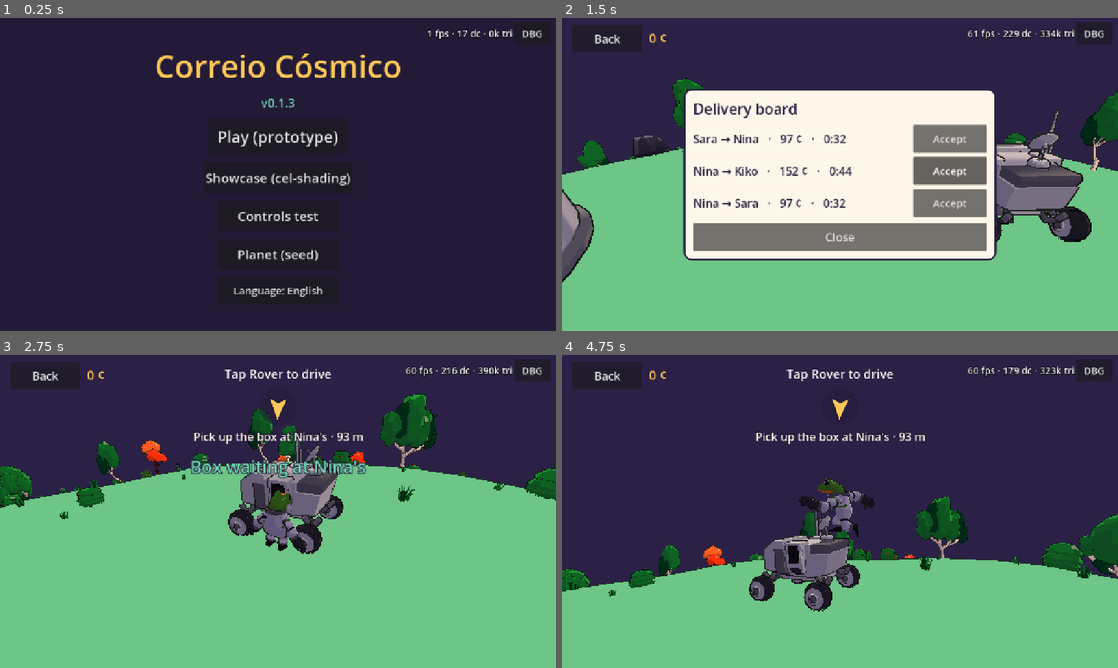
Above: before the commit, frames 1-4 (two rows, left to right).
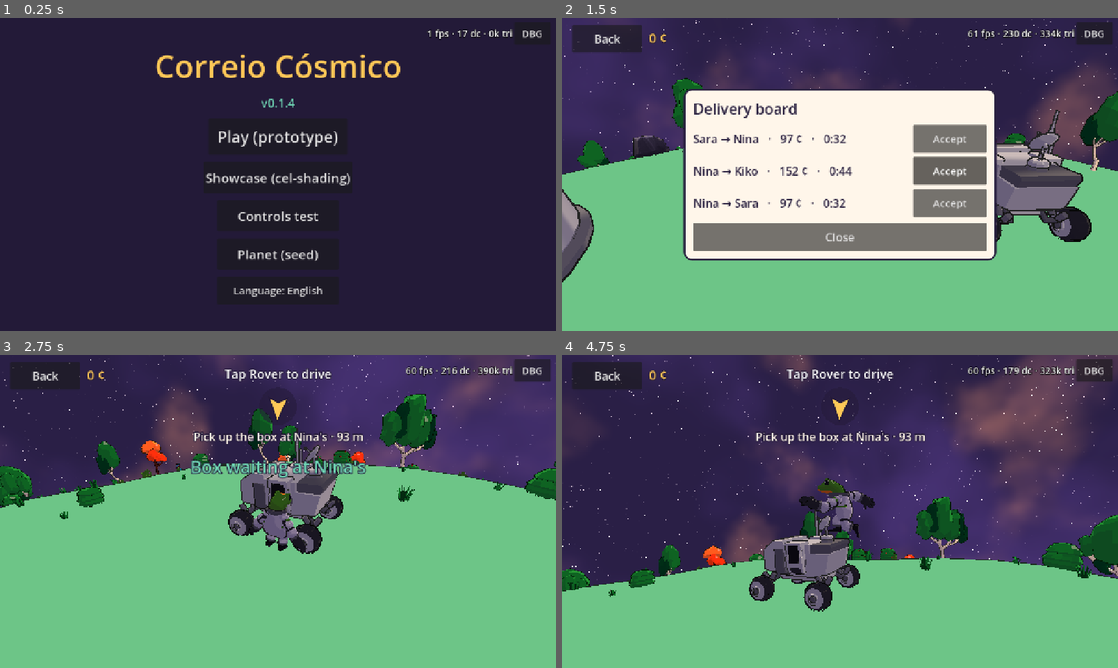
Above: after the commit, the same moments.

Repository: Curio2560/cozy-space-game
Game: Godot game, scene res://scenes/ui/boot.tscn
Same seed, same stepped clock (60 frames per second), same inputs: the game is played once before the commit and once after it.
Inputs (mouse positions are in pixels of both pictures, inside the frame that each line leads up to):
- Up to frame 1 (0.25 s): no input
- Up to frame 2 (1.5 s): click "Play (prototype)" at 0.5 s; tap Enter at 1.25 s; move the mouse to (962, 158) at 1.27 s; hold D (move_right) from 1.28 s (still down); hold E (action) from 1.28 s (still down); click (962, 158) at 1.42 s
- Up to frame 3 (2.75 s): tap Space (jump) at 1.52 s; release D (move_right) at 2 s; release E (action) at 2 s; drag from (166, 527) to (250, 574) at 2.02 s
- Up to frame 4 (4.75 s): move the mouse to (895, 442) at 2.77 s; hold D (move_right) 2.78-3.5 s; tap J (look_left) at 2.85 s; drag from (812, 574) to (673, 464) at 3.52 s; move the mouse to (1006, 558) at 4.27 s; hold A (move_left) from 4.28 s (still down); tap I (look_up) at 4.35 s; tap Space (jump) at 4.52 s

The runs differ from the first frame. In frame 1, less than 0.1% of the frame differs, in the area x 51-53%, y 25-29%; in frame 2, 5.6%; in frame 3, 16%; in frame 4, 20%, in the area x 0-100%, y 0-72%.

Commit message:
Céu do espaço com nebulosas, estrelas e planetas animados
- shaders/space_sky.gdshader: cor de fundo, duas nebulosas e estrelas a
  cintilar, com cores por bioma; brilho e nebulosa afináveis no DBG.
- SkyPlanets: planetas do SBS Tiny Planet Pack (CC0) a rodar (6 fotogramas),
  em pixel-art; seguem a câmara como skybox e nascem/põem-se ao andar.
- Rover sem dano ao ser pousado; DBG ignora linhas de cenas já destruídas.

Refs #24

Co-Authored-By: Claude Opus 5.5 <noreply@anthropic.com>

Diff:
--- a/i18n/strings.csv
+++ b/i18n/strings.csv
@@ -48,3 +48,5 @@
 DBG_ROVER_BOUNCE,Rover damping (low = bouncy),Amortecimento (baixo = saltitão)
 DBG_ROVER_SPIN,Rover spin damping,Travão de rotação do rover
 DBG_ROVER_AIR,Rover air alignment,Alinhamento no ar
+DBG_SKY_BRIGHT,Sky brightness,Brilho do céu
+DBG_SKY_NEBULA,Nebula strength,Intensidade da nebulosa
--- a/project.godot
+++ b/project.godot
@@ -4,7 +4,7 @@
 [application]
 
 config/name="Correio Cósmico"
-config/version="0.1.3"
+config/version="0.1.4"
 run/main_scene="res://scenes/ui/boot.tscn"
 config/features=PackedStringArray("4.7", "GL Compatibility")
 config/icon="res://assets/icon/icon_512.png"
--- /dev/null
+++ b/shaders/space_sky.gdshader
@@ -0,0 +1,56 @@
+// Céu do espaço: cor de fundo, duas nebulosas (ruído) e estrelas. Cores por bioma.
+shader_type sky;
+
+uniform vec4 base_color : source_color = vec4(0.17, 0.13, 0.27, 1.0);
+uniform vec4 nebula_a : source_color = vec4(0.45, 0.25, 0.6, 1.0);
+uniform vec4 nebula_b : source_color = vec4(0.95, 0.5, 0.45, 1.0);
+uniform float nebula_strength : hint_range(0.0, 1.0) = 0.55;
+uniform float star_density : hint_range(0.0, 0.2) = 0.06;
+uniform float star_brightness : hint_range(0.0, 3.0) = 1.3;
+uniform float brightness : hint_range(0.2, 2.0) = 1.0;
+
+float hash(vec3 p) {
+	p = fract(p * 0.3183099 + vec3(0.1, 0.2, 0.3));
+	p *= 17.0;
+	return fract(p.x * p.y * p.z * (p.x + p.y + p.z));
+}
+
+float vnoise(vec3 p) {
+	vec3 i = floor(p);
+	vec3 f = fract(p);
+	f = f * f * (3.0 - 2.0 * f);
+	return mix(mix(mix(hash(i), hash(i + vec3(1, 0, 0)), f.x),
+				   mix(hash(i + vec3(0, 1, 0)), hash(i + vec3(1, 1, 0)), f.x), f.y),
+			   mix(mix(hash(i + vec3(0, 0, 1)), hash(i + vec3(1, 0, 1)), f.x),
+				   mix(hash(i + vec3(0, 1, 1)), hash(i + vec3(1, 1, 1)), f.x), f.y), f.z);
+}
+
+float fbm(vec3 p) {
+	float v = 0.0;
+	float a = 0.5;
+	for (int i = 0; i < 4; i++) {
+		v += a * vnoise(p);
+		p *= 2.03;
+		a *= 0.5;
+	}
+	return v;
+}
+
+void sky() {
+	vec3 d = normalize(EYEDIR);
+	vec3 col = base_color.rgb;
+	float n1 = fbm(d * 2.2);
+	float n2 = fbm(d * 3.7 + vec3(5.2, 1.3, 7.7));
+	col = mix(col, nebula_a.rgb, smoothstep(0.42, 0.8, n1) * nebula_strength);
+	col = mix(col, nebula_b.rgb, smoothstep(0.5, 0.85, n2) * nebula_strength * 0.75);
+	// Estrelas: células na esfera de direções; poucas acendem.
+	vec3 g = d * 180.0;
+	vec3 id = floor(g);
+	float h = hash(id);
+	if (h > 1.0 - star_density) {
+		float r = length(fract(g) - 0.5);
+		float twinkle = 0.75 + 0.25 * sin(TIME * (1.0 + h * 3.0) + h * 40.0);
+		col += vec3(1.0, 0.95, 0.85) * (1.0 - smoothstep(0.05, 0.32, r)) * star_brightness * twinkle;
+	}
+	COLOR = col * brightness;
+}
--- a/src/debug/debug_menu.gd
+++ b/src/debug/debug_menu.gd
@@ -63,9 +63,9 @@
 func _process(_delta: float) -> void:
 	if _fps:
 		_fps.text = stats_text()
+	_labels = _labels.filter(func(pair: Array) -> bool: return is_instance_valid(pair[0]) and (pair[1] as Callable).is_valid())
 	for pair in _labels:
-		if is_instance_valid(pair[0]):
-			(pair[0] as Label).text = str((pair[1] as Callable).call())
+		(pair[0] as Label).text = str((pair[1] as Callable).call())
 
 ## FPS, draw calls e triângulos do último frame (para medir no telemóvel).
 static func stats_text() -> String:
--- a/src/game/planet_run.gd
+++ b/src/game/planet_run.gd
@@ -247,25 +247,41 @@
 	_hint.text = "" if deliveries.board_open else (dh if dh != "" and not driving else (h if h != "" else dh))
 
 var _env: Environment
+var sky_planets: SkyPlanets
+var _sky_mat: ShaderMaterial
 
 ## Céu e luz ambiente de cada bioma.
 func _apply_biome_sky() -> void:
 	var sky: Dictionary = PlanetGenerator.BIOMES[biome].get("sky", {})
 	_env.background_color = sky.get("bg", Color("2b2146"))
+	_sky_mat.set_shader_parameter("base_color", sky.get("bg", Color("2b2146")))
+	_sky_mat.set_shader_parameter("nebula_a", sky.get("nebula_a", Color("5b3f94")))
+	_sky_mat.set_shader_parameter("nebula_b", sky.get("nebula_b", Color("ff9f7a")))
+	sky_planets.setup(sky.get("planets", []))
 	_env.ambient_light_color = sky.get("ambient", Color("b9a8e8"))
 	sun.light_color = sky.get("sun", Color("fff1dc"))
 
 func _build_world() -> void:
 	var env := Environment.new()
-	env.background_mode = Environment.BG_COLOR
-	env.background_color = Color("2b2146")
 	env.ambient_light_source = Environment.AMBIENT_SOURCE_COLOR
 	env.ambient_light_color = Color("b9a8e8")
 	env.ambient_light_energy = 0.5
+	# Céu: shader de estrelas e nebulosas + planetas animados (cores por bioma).
+	_sky_mat = ShaderMaterial.new()
+	_sky_mat.shader = preload("res://shaders/space_sky.gdshader")
+	var sky_res := Sky.new()
+	sky_res.sky_material = _sky_mat
+	env.background_mode = Environment.BG_SKY
+	env.sky = sky_res
+	env.ambient_light_source = Environment.AMBIENT_SOURCE_COLOR
+	env.reflected_light_source = Environment.REFLECTION_SOURCE_DISABLED
 	var we := WorldEnvironment.new()
 	we.environment = env
 	add_child(we)
 	_env = env
+	sky_planets = SkyPlanets.new()
+	sky_planets.name = "SkyPlanets"
+	add_child(sky_planets)
 	sun = DirectionalLight3D.new()
 	sun.light_color = Color("fff1dc")
 	sun.light_energy = 1.15
@@ -338,6 +354,8 @@
 	DebugMenu.add_slider(self, "DBG_ROVER_TURN", 0.8, 4.0, 0.1, rover.turn_rate, func(v: float) -> void: rover.turn_rate = v)
 	DebugMenu.add_slider(self, "DBG_ROVER_SPRING", 2000.0, 9000.0, 100.0, rover.spring_k, func(v: float) -> void: rover.spring_k = v)
 	DebugMenu.add_button(self, "DBG_ADD_CREDITS", func() -> void: wallet.add(Wallet.CREDITS, 500))
+	DebugMenu.add_slider(self, "DBG_SKY_BRIGHT", 0.3, 2.0, 0.05, 1.0, func(v: float) -> void: _sky_mat.set_shader_parameter("brightness", v))
+	DebugMenu.add_slider(self, "DBG_SKY_NEBULA", 0.0, 1.0, 0.05, 0.55, func(v: float) -> void: _sky_mat.set_shader_parameter("nebula_strength", v))
 	DebugMenu.add_button(self, "DBG_ROVER_DAMAGE", func() -> void: rover.take_damage(40.0))
 	DebugMenu.add_slider(self, "DBG_ROVER_BOUNCE", 80.0, 600.0, 10.0, rover.spring_damp, func(v: float) -> void: rover.spring_damp = v)
 	DebugMenu.add_slider(self, "DBG_ROVER_SPIN", 0.0, 4.0, 0.1, rover.spin_damp, func(v: float) -> void: rover.spin_damp = v)
--- a/src/planet/planet_generator.gd
+++ b/src/planet/planet_generator.gd
@@ -19,6 +19,13 @@
 const BIOMES := {
 	"prado": {
 		"ground": Color("8fd3a0"),
+		"sky": {"bg": Color("2b2146"), "ambient": Color("b9a8e8"), "sun": Color("fff1dc"),
+			"nebula_a": Color("5b3f94"), "nebula_b": Color("ff9f7a"),
+			"planets": [
+				{"tex": "planeta_ciano", "dir": Vector3(0.45, 0.6, -0.66), "size": 13.0},
+				{"tex": "planeta_rosa", "dir": Vector3(-0.72, 0.35, 0.6), "size": 6.0, "fps": 1.0},
+				{"tex": "planeta_vermelho", "dir": Vector3(0.1, -0.55, 0.83), "size": 3.0, "fps": 2.0},
+			]},
 		"height_amp": 1.8,
 		"noise_freq": 0.03,
 		# Cores do pack de natureza por nome de material (as árvores do kit usam a paleta própria).
@@ -44,7 +51,12 @@
 	},
 	"acido": {
 		"ground": Color("8a7bb8"),
-		"sky": {"bg": Color("1e2a2a"), "ambient": Color("c4cfc8"), "sun": Color("f4ffe8")},
+		"sky": {"bg": Color("142220"), "ambient": Color("c4cfc8"), "sun": Color("f4ffe8"),
+			"nebula_a": Color("2c6e40"), "nebula_b": Color("8a4ac6"),
+			"planets": [
+				{"tex": "planeta_verde", "dir": Vector3(-0.3, 0.7, -0.65), "size": 15.0},
+				{"tex": "planeta_verde_azul", "dir": Vector3(0.75, 0.2, 0.62), "size": 7.0, "fps": 1.2},
+			]},
 		"kit_tint": Color("cdbcff"),
 		"height_amp": 2.2,
 		"noise_freq": 0.035,
@@ -69,7 +81,12 @@
 	},
 	"lava": {
 		"ground": Color("6e4a4e"),
-		"sky": {"bg": Color("2e1418"), "ambient": Color("d2c2c8"), "sun": Color("ffe6cc")},
+		"sky": {"bg": Color("2a0e14"), "ambient": Color("d2c2c8"), "sun": Color("ffe6cc"),
+			"nebula_a": Color("7a2034"), "nebula_b": Color("ff8a3a"),
+			"planets": [
+				{"tex": "planeta_vermelho", "dir": Vector3(0.5, 0.55, -0.67), "size": 17.0, "fps": 1.0},
+				{"tex": "planeta_rosa", "dir": Vector3(-0.6, 0.45, 0.66), "size": 5.0, "fps": 1.8},
+			]},
 		"kit_tint": Color("ffb49c"),
 		"height_amp": 2.6,
 		"noise_freq": 0.04,
--- a/src/vehicle/rover.gd
+++ b/src/vehicle/rover.gd
@@ -105,6 +105,7 @@
 	linear_velocity = Vector3.ZERO
 	angular_velocity = Vector3.ZERO
 	_prev_velocity = Vector3.ZERO
+	_bump_cd = 0.4 # pousar o rover não conta como embate
 
 func _physics_process(delta: float) -> void:
 	var u := planet_up()
--- /dev/null
+++ b/src/world/sky_planets.gd
@@ -0,0 +1,59 @@
+class_name SkyPlanets
+extends Node3D
+## Planetas em pixel-art (Tiny Planet Pack) a rodar no céu. Segue a posição da câmara (como
+## uma skybox), mas não a rotação: ao andar à volta do planeta eles nascem e põem-se.
+
+const DIR := "res://assets/sky/planets/"
+const FRAMES := 6
+const DISTANCE := 420.0
+
+var _sprites: Array[Sprite3D] = []
+var _textures: Array = [] # [Array[AtlasTexture]]
+var _frame_time := 0.0
+var _fps: Array[float] = []
+
+## `planets`: [{tex: "planeta_ciano", dir: Vector3, size: float (graus), tint: Color, fps: float}]
+func setup(planets: Array) -> void:
+	for s in _sprites:
+		s.queue_free()
+	_sprites.clear()
+	_textures.clear()
+	_fps.clear()
+	for p in planets:
+		var sheet: Texture2D = load(DIR + p.tex + ".png")
+		var frames: Array[AtlasTexture] = []
+		var w := sheet.get_width() / FRAMES
+		for i in FRAMES:
+			var at := AtlasTexture.new()
+			at.atlas = sheet
+			at.region = Rect2(i * w, 0, w, sheet.get_height())
+			frames.append(at)
+		var s := Sprite3D.new()
+		s.texture = frames[0]
+		s.billboard = BaseMaterial3D.BILLBOARD_ENABLED
+		s.texture_filter = BaseMaterial3D.TEXTURE_FILTER_NEAREST
+		s.shaded = false
+		s.alpha_cut = SpriteBase3D.ALPHA_CUT_DISCARD
+		s.modulate = p.get("tint", Color.WHITE)
+		var dir: Vector3 = (p.dir as Vector3).normalized()
+		s.position = dir * DISTANCE
+		# Tamanho angular em graus -> tamanho no mundo à distância DISTANCE.
+		var world := 2.0 * DISTANCE * tan(deg_to_rad(float(p.size)) * 0.5)
+		s.pixel_size = world / w
+		s.cast_shadow = GeometryInstance3D.SHADOW_CASTING_SETTING_OFF
+		add_child(s)
+		_sprites.append(s)
+		_textures.append(frames)
+		_fps.append(float(p.get("fps", 1.5)))
+
+func _process(delta: float) -> void:
+	var cam := get_viewport().get_camera_3d()
+	if cam:
+		global_position = cam.global_position
+	_frame_time += delta
+	for i in _sprites.size():
+		var frames: Array = _textures[i]
+		_sprites[i].texture = frames[int(_frame_time * _fps[i]) % FRAMES]
+
+func count() -> int:
+	return _sprites.size()
--- /dev/null
+++ b/tests/unit/test_sky.gd
@@ -0,0 +1,33 @@
+extends GutTest
+## Céu: shader com cores do bioma e planetas animados do Tiny Planet Pack.
+
+func _run(biome: String) -> Node3D:
+	var run: Node3D = (load("res://scenes/game/planet_run.tscn") as PackedScene).instantiate()
+	run.biome = biome
+	add_child_autofree(run)
+	return run
+
+func test_each_biome_has_its_sky_colours_and_planets() -> void:
+	for biome: String in PlanetGenerator.BIOMES:
+		var run := _run(biome)
+		await wait_process_frames(2)
+		var sky: Dictionary = PlanetGenerator.BIOMES[biome].sky
+		assert_eq(run._env.background_mode, Environment.BG_SKY, biome)
+		assert_eq((run._sky_mat.get_shader_parameter("base_color") as Color).to_html(), (sky.bg as Color).to_html(), biome)
+		assert_eq(run.sky_planets.count(), (sky.planets as Array).size(), biome)
+		run.free()
+
+func test_sky_planets_animate_and_follow_camera() -> void:
+	var run := _run("prado")
+	await wait_process_frames(2)
+	var sp: SkyPlanets = run.sky_planets
+	var s: Sprite3D = sp.get_child(0)
+	var first := s.texture
+	await wait_seconds(1.2)
+	assert_ne(s.texture, first, "o planeta devia mudar de fotograma (rodar)")
+	assert_almost_eq(sp.global_position.distance_to(run.camera.global_position), 0.0, 0.5)
+
+func test_placing_rover_does_not_hurt_it() -> void:
+	var run := _run("prado")
+	await wait_physics_frames(90)
+	assert_eq(run.rover.health, run.rover.max_health)
Not shown, added: assets/sky/planets/License.txt
Binary file added: assets/sky/planets/planeta_ciano.png
Not shown, added: assets/sky/planets/planeta_ciano.png.import
Binary file added: assets/sky/planets/planeta_rosa.png
Not shown, added: assets/sky/planets/planeta_rosa.png.import
Binary file added: assets/sky/planets/planeta_verde.png
Not shown, added: assets/sky/planets/planeta_verde.png.import
Binary file added: assets/sky/planets/planeta_verde_azul.png
Not shown, added: assets/sky/planets/planeta_verde_azul.png.import
Binary file added: assets/sky/planets/planeta_vermelho.png
Not shown, added: assets/sky/planets/planeta_vermelho.png.import
Binary file added: docs/art/ceus.png
(and 6 more such lines)
